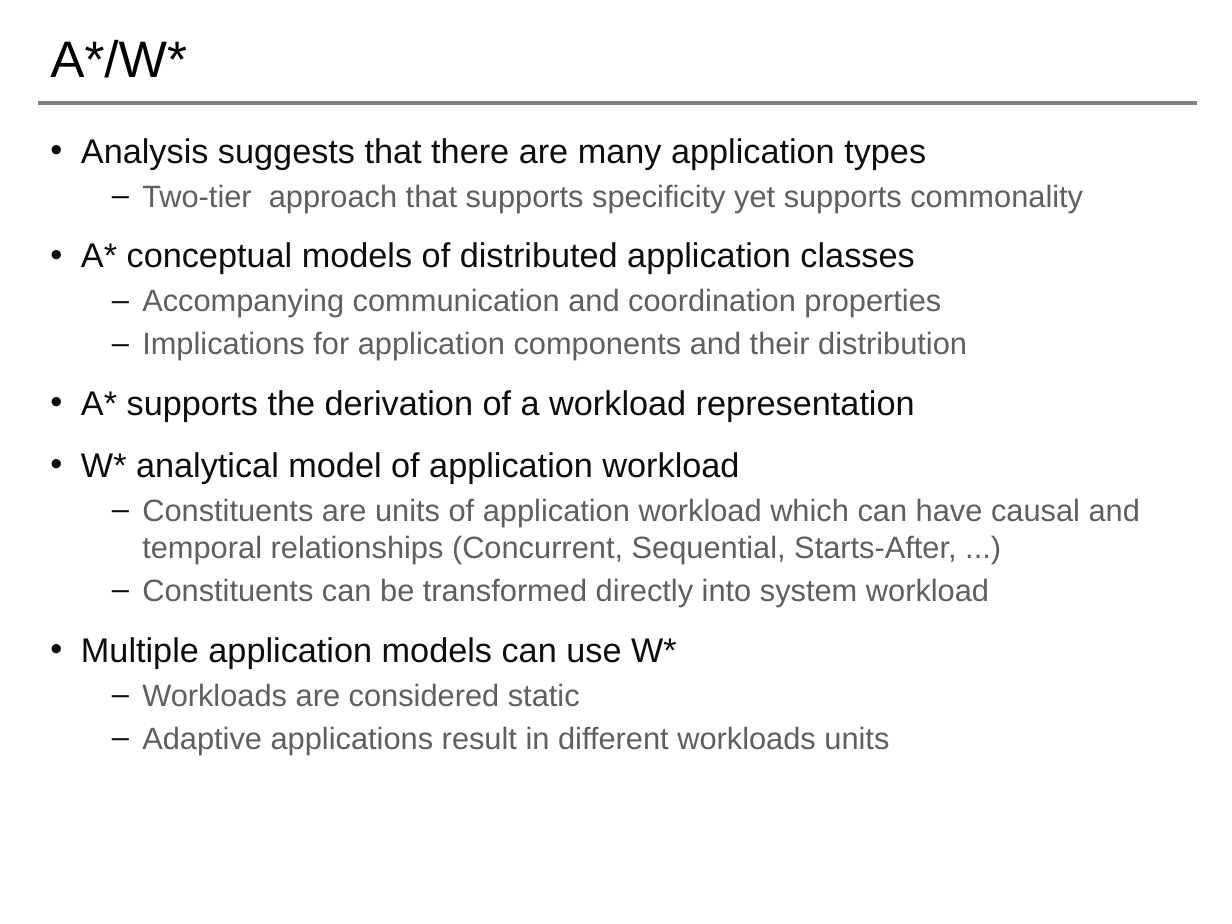
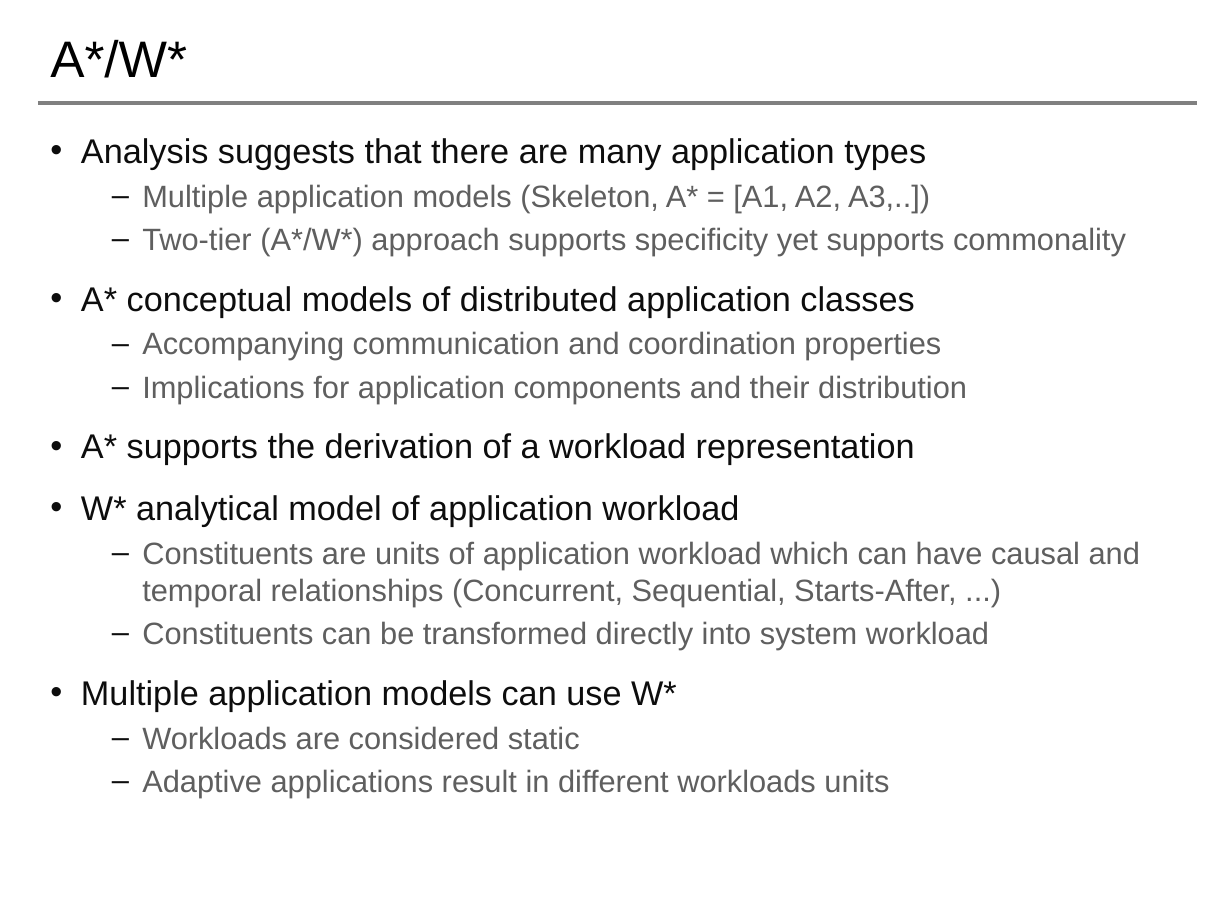
Before and after one commit to saga-project/NGMW, a slide deck: slide 13 of presentations/radical-modsim.pptx. Drawn at 1232x924 pixels with LibreOffice and Linux fonts; fonts in the diff are those of the drawing; background and template pictures are left out. Boxes give left, top, right and bottom in pixels: in the first picture for what was removed or moved away, otherwise in the second. Text is boxed around its words. In the diff, an @@ line names an element or a change of style, - is before the commit and + after.

```diff
--- a/presentations/radical-modsim.pptx
+++ b/presentations/radical-modsim.pptx
@@ text at <box>142,184,1126,255</box>: text changed @@
-  – Two-tier approach that supports specificity yet supports commonality
+  – Multiple application models (Skeleton, A* = [A1, A2, A3,..])
+  – Two-tier (A*/W*) approach supports specificity yet supports commonality
```
Also in this commit, not shown: 5 other slides changed.
